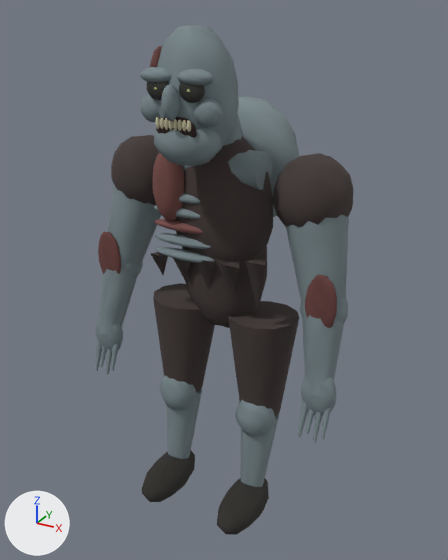
One commit to the glTF model public/assets/infected/pouncer.glb: the scene before it, then after it.
Rendered twice from a 50 mm lens placed at (1.053, -1.914, 1.933), pointed at (0.009, -0.014, 0.983). Every picture has the same lights, and +X, +Y and +Z are marked at lower left. The older version comes first. Vertices at exactly the same position are counted once.

Names of what the first picture shows: 'Tissue', 'TornFabric'.
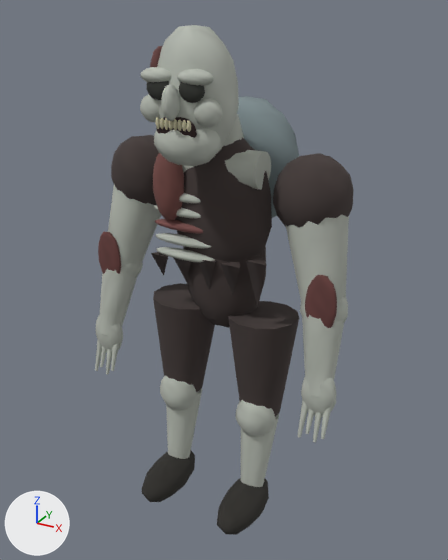
Boxes (x1, y1, x2, y2) around the edits, measured in the pictures (448 x 560 px; the box of a moved part takes in the faces that stretch with it):
part 1 of me_mesh_0, moved or reshaped
    before: (165, 202, 196, 261)
    after: (166, 201, 196, 261)
part 2 of me_mesh_0, recoloured (lighter)
    both: (95, 25, 349, 487)

Diff of the bpy script that builds the scene:
```diff
--- a/public/assets/infected/pouncer.glb.py
+++ b/public/assets/infected/pouncer.glb.py
@@ me_mesh_0 @@
 # used by ob_tissue; location = (0.0, 0.0, 0.0)
-me_mesh_0.from_pydata(...)  # 4995 vertices, 9600 faces; spans x -0.52..0.53, y -0.36..0.29, z 0.09..1.88
+me_mesh_0.from_pydata(...)  # 5191 vertices, 9984 faces; spans x -0.52..0.53, y -0.36..0.29, z 0.09..1.88
+# me_mesh_0 part 1
+# 20 vertices are removed from x -0.15..-0.04, y -0.15..-0.1, z 1.08..1.31
+# 157 faces are deleted
+# 7 vertices move within x -0.1, y -0.14..-0.12, z 1.08..1.3
+# 15 vertices are added at x -0.12..-0.04, y -0.14..-0.09, z 1.08..1.3
+# 5 new vertices lie (0.05, 0.01, 0.0) away from vertices in x -0.2..-0.15, y -0.14..-0.11, z 1.09..1.31
+# 157 new faces join them
+# me_mesh_0 part 2: 4713 kept faces spanning x -0.52..0.53, y -0.36..0.11, z 0.09..1.88 get new vertex colours; the middle colour goes from grey #758387 to grey #b2b7ae
+# other edits to the shape of me_mesh_0 do not show in these pictures
 me_mesh_0.materials.append(mat_tissue)
```
